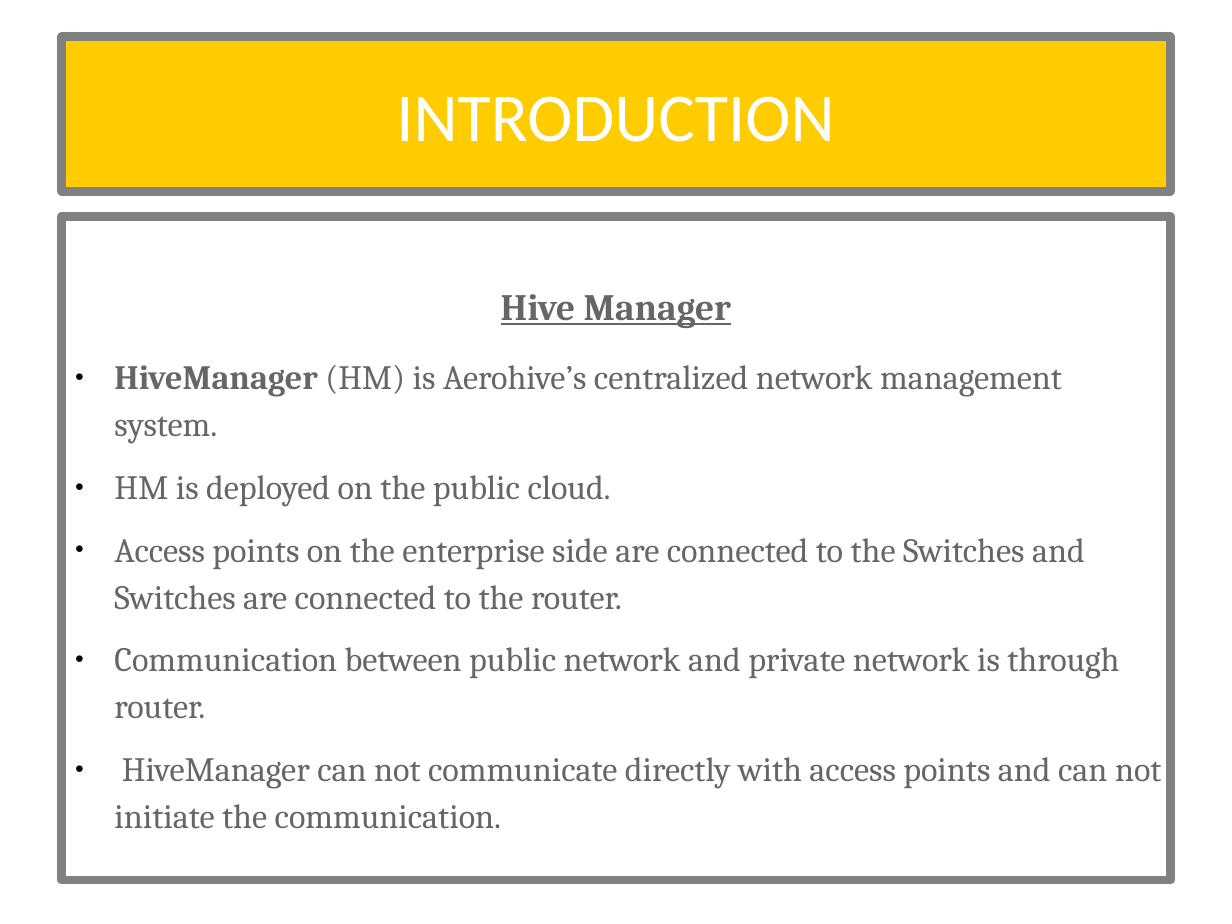
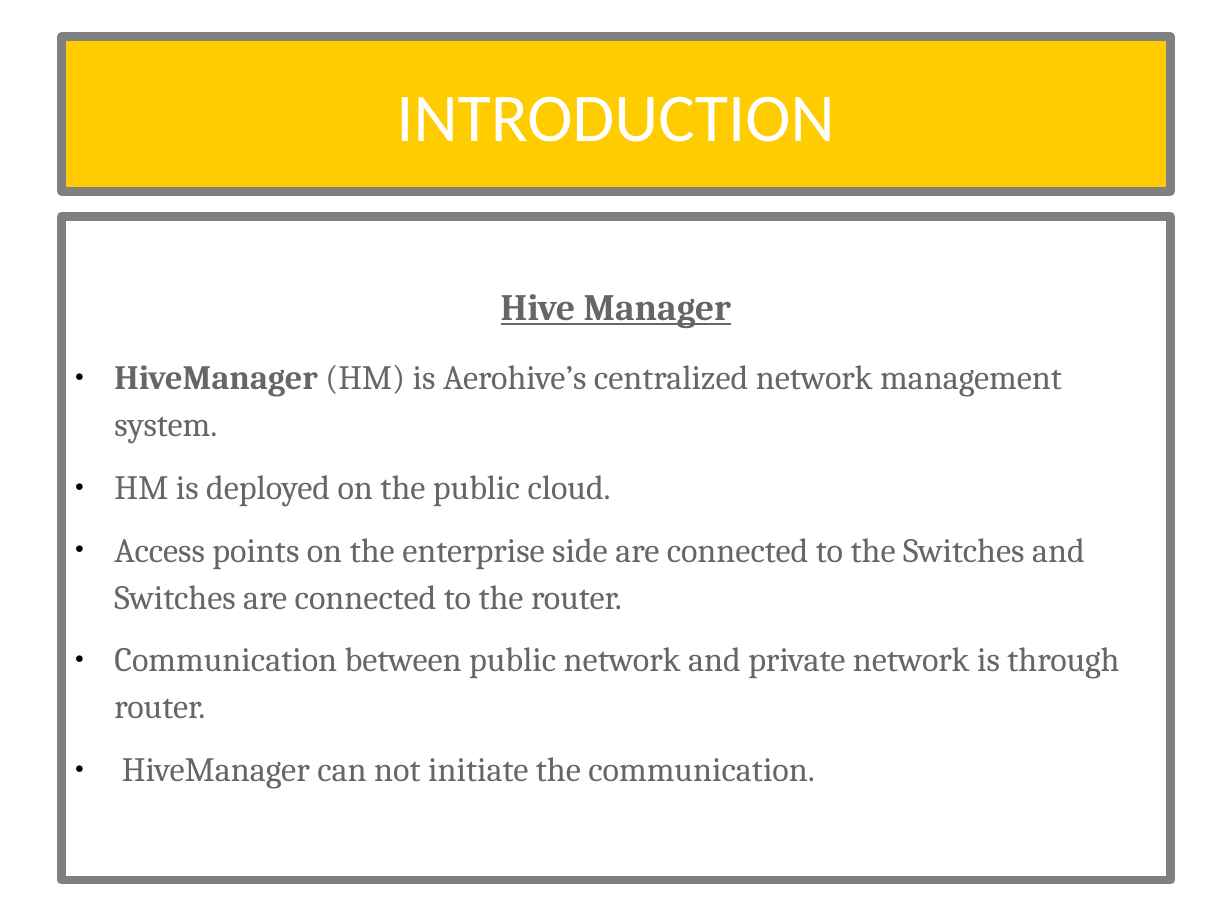
Before and after one commit to mady4ever/ProxyCmd, a slide deck: slide 4 of BootCampPrese.odp. Drawn at 1232x924 pixels with LibreOffice and Linux fonts; fonts in the diff are those of the drawing. Boxes give left, top, right and bottom in pixels: in the first picture for what was removed or moved away, otherwise in the second. Text is boxed around its words. In the diff, an @@ line names an element or a change of style, - is before the commit and + after.

```diff
--- a/BootCampPrese.odp
+++ b/BootCampPrese.odp
@@ text at (122, 757, 814, 789): text changed @@
-● HiveManager can not communicate directly with access points and can not initiate the communication.
+● HiveManager can not initiate the communication.
```
Also in this commit, not shown: 3 other slides changed.
